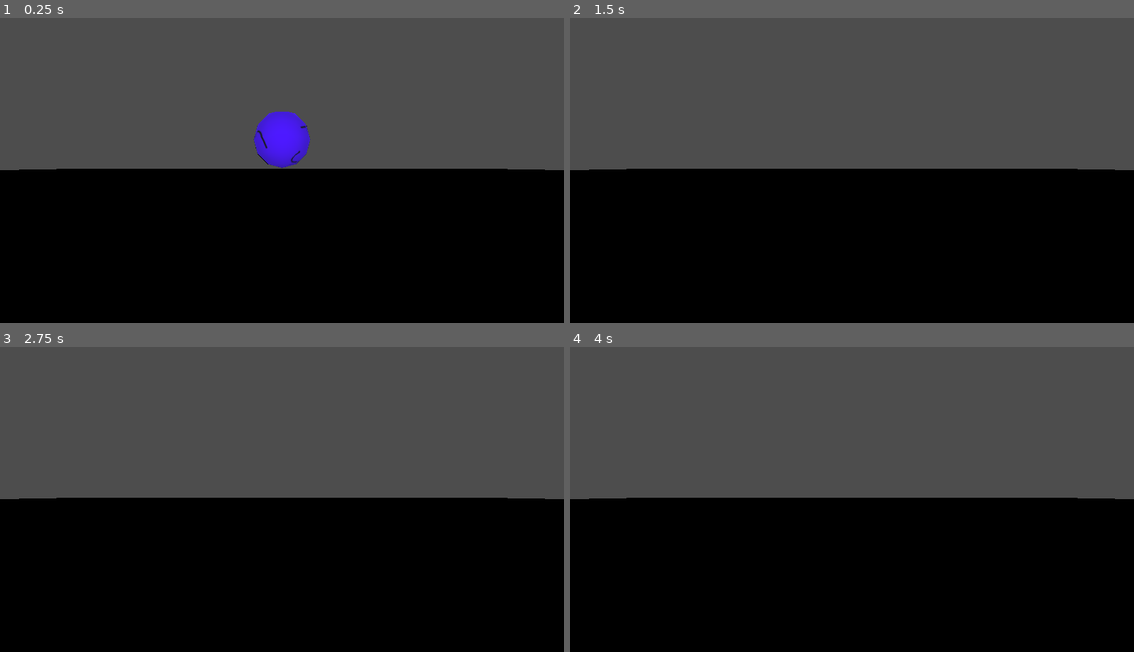
Above: before the commit, frames 1-4 (two rows, left to right).
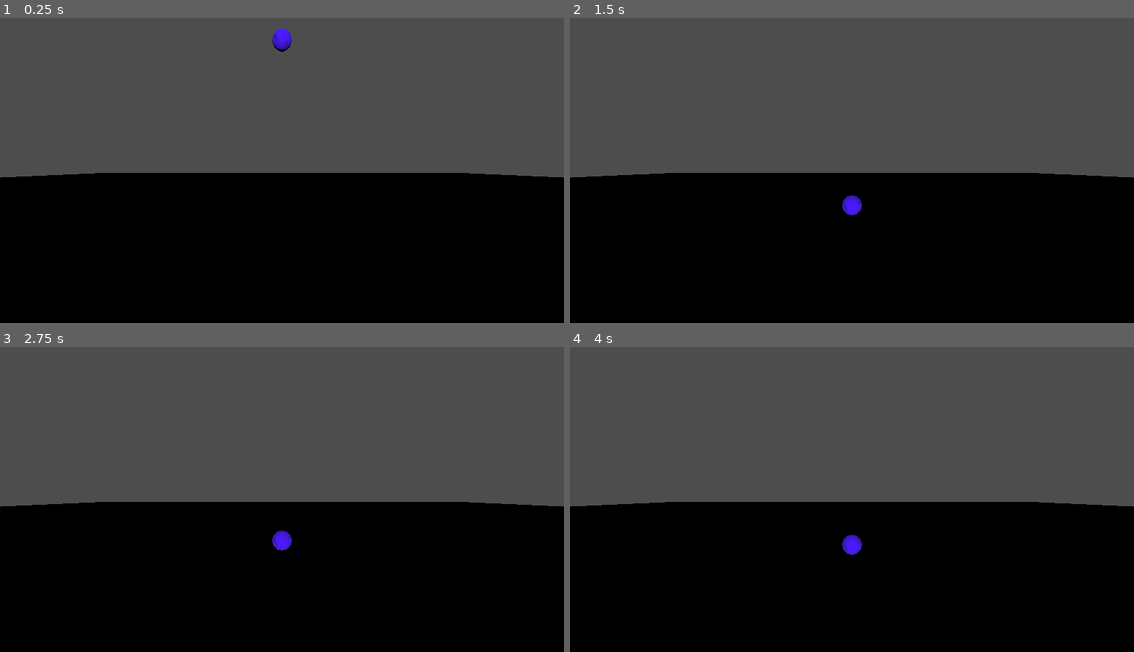
Above: after the commit, the same moments.

Repository: aduImperfect/MarbleBlast
Game: Godot game, scene res://TSCN/main.tscn
The game is run twice, just before and just after one commit, with the same random seed, the same clock (stepped at 60 frames per second) and the same inputs.
Inputs (mouse positions are in pixels of both pictures, inside the frame that each line leads up to):
- Up to frame 1 (0.25 s): no input
- Up to frame 2 (1.5 s): move the mouse to (976, 149) at 0.52 s; hold Up 0.53-1.28 s; click (976, 149) at 0.67 s; move the mouse to (739, 179) at 1.27 s
- Up to frame 3 (2.75 s): move the mouse to (338, 423) at 2.02 s; hold Up from 2.03 s (still down)
- Up to frame 4 (4 s): move the mouse to (823, 557) at 2.77 s; click (823, 557) at 2.92 s; tap Enter at 3.5 s; move the mouse to (1021, 542) at 3.52 s; release Up at 3.53 s

The runs differ from the first frame. In frame 1, 3.2% of the frame differs, in the area x 0-100%, y 3-53%; in frame 2, 1.8%; in frame 3, 1.8%; in frame 4, 1.8%.

Commit message:
- Switched from area3d to rigidbody3d for the ground to enable physics collisions management. - Added in a small bounce value to see if it is working

Diff:
--- a/marble-blast/TSCN/main.tscn
+++ b/marble-blast/TSCN/main.tscn
@@ -4,6 +4,9 @@
 [ext_resource type="Texture2D" uid="uid://babau2golwhs8" path="res://Textures/Sphere.png" id="2_gtjxt"]
 [ext_resource type="Script" uid="uid://b2tw2e23ogp4e" path="res://TSCN/ball.gd" id="3_p3t1g"]
 [ext_resource type="Texture2D" uid="uid://d0eh1rlbdak1j" path="res://Textures/Ground.png" id="4_fkqqc"]
+
+[sub_resource type="PhysicsMaterial" id="PhysicsMaterial_gtjxt"]
+bounce = 0.5
 
 [sub_resource type="StandardMaterial3D" id="StandardMaterial3D_1flj6"]
 albedo_texture = ExtResource("2_gtjxt")
@@ -22,29 +25,31 @@
 script = ExtResource("1_fmnqs")
 
 [node name="MainCam" type="Camera3D" parent="." unique_id=1038089774]
-transform = Transform3D(1, 0, 0, 0, 1, 0, 0, 0, 1, 0, 0.87889385, 3.640521)
+transform = Transform3D(1, 0, 0, 0, 1, 0, 0, 0, 1, 0, 3.5142076, 10.254407)
 
 [node name="BallRigidBody" type="RigidBody3D" parent="." unique_id=1738251023]
-transform = Transform3D(1, 0, 0, 0, 1, 0, 0, 0, 1, 0, 1.6081517, 0)
+transform = Transform3D(1, 0, 0, 0, 1, 0, 0, 0, 1, 0, 10, 0)
+physics_material_override = SubResource("PhysicsMaterial_gtjxt")
 
 [node name="Ball" type="CSGSphere3D" parent="BallRigidBody" unique_id=2062180589]
 material = SubResource("StandardMaterial3D_1flj6")
 script = ExtResource("3_p3t1g")
 
-[node name="CollisionBounds" type="CollisionShape3D" parent="BallRigidBody" unique_id=1933556903]
+[node name="BallCollision" type="CollisionShape3D" parent="BallRigidBody" unique_id=1933556903]
 shape = SubResource("SphereShape3D_gtjxt")
 debug_color = Color(0.76862746, 0.44705883, 0, 0.6627451)
 
 [node name="DirectionalLight3D" type="DirectionalLight3D" parent="." unique_id=263895350]
 transform = Transform3D(1, 0, 0, 0, 1, 0, 0, 0, 1, -11.426405, 3.4235544, -5.423888)
 
-[node name="GroundArea" type="Area3D" parent="." unique_id=91174905]
+[node name="GroundRigidBody" type="RigidBody3D" parent="." unique_id=2122577132]
+axis_lock_linear_y = true
 
-[node name="GroundMesh" type="MeshInstance3D" parent="GroundArea" unique_id=1634207797]
+[node name="GroundMesh" type="MeshInstance3D" parent="GroundRigidBody" unique_id=1634207797]
 transform = Transform3D(100, 0, 0, 0, 100, 0, 0, 0, 100, 0, -1, 0)
 material_override = SubResource("StandardMaterial3D_aon6n")
 mesh = SubResource("PlaneMesh_r8otd")
 
-[node name="GroundCollision" type="CollisionShape3D" parent="GroundArea" unique_id=547229898]
+[node name="GroundCollision" type="CollisionShape3D" parent="GroundRigidBody" unique_id=547229898]
 shape = SubResource("BoxShape3D_gtjxt")
 debug_color = Color(0.60053235, 0.36953807, 1, 0.41960785)
